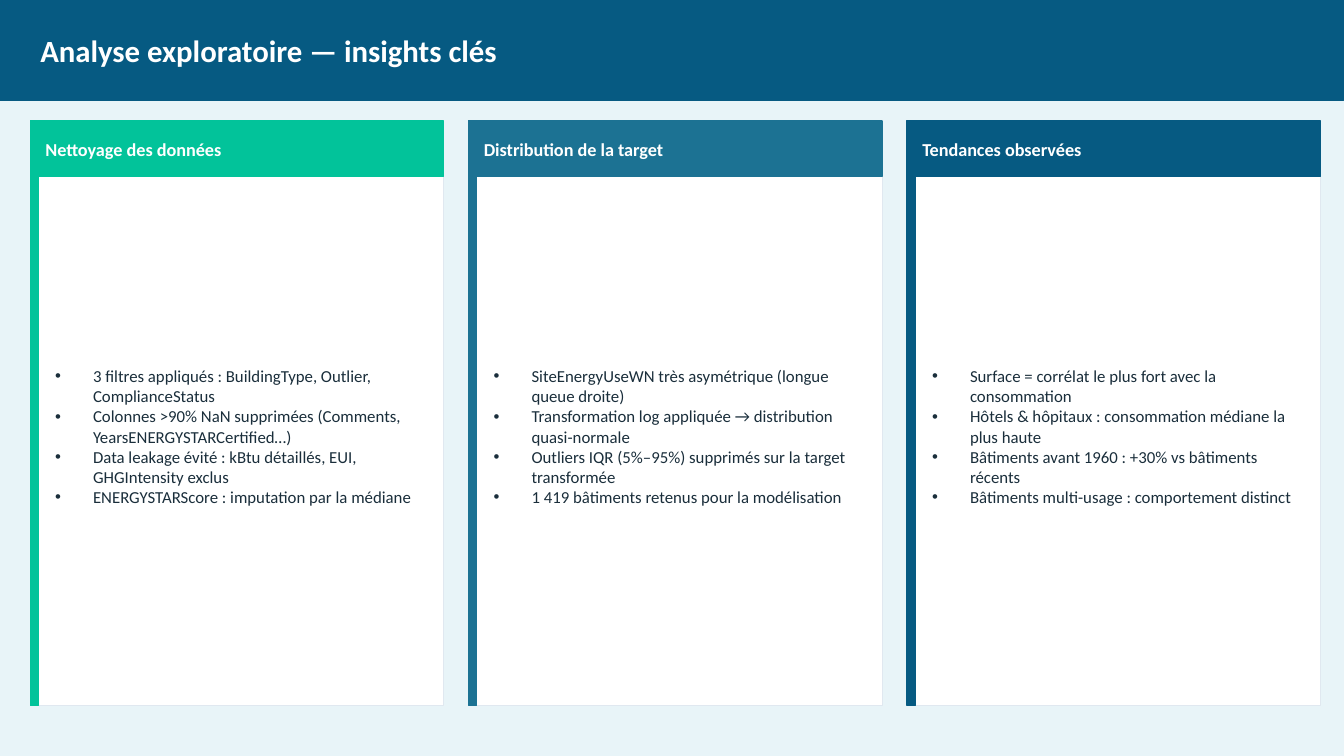
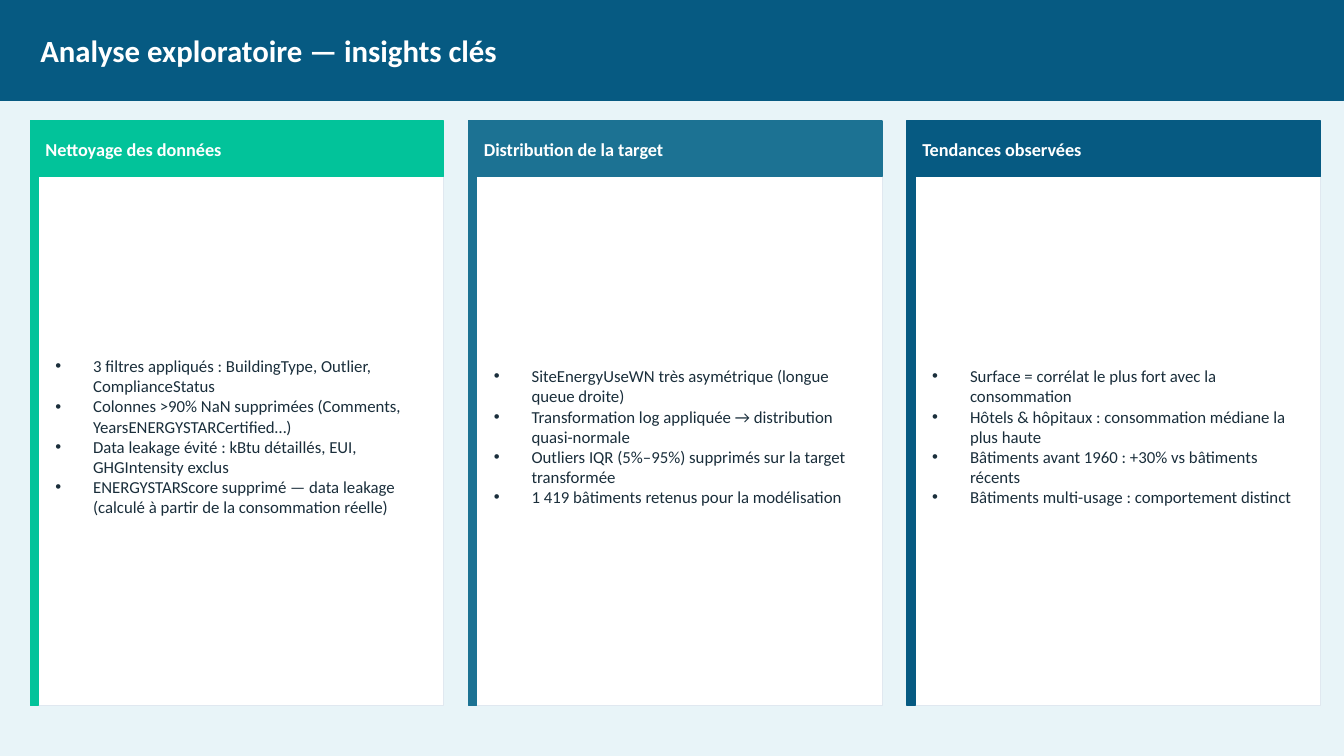
Before and after one commit to BillelR/projet6-seattle-energy, a slide deck: slide 5 of Rabouz_Billel_2_presentation seattle energie_13042026.pptx. Drawn at 1344x756 pixels with LibreOffice and Linux fonts; fonts in the diff are those of the drawing. Boxes give left, top, right and bottom in pixels: in the first picture for what was removed or moved away, otherwise in the second. Text is boxed around its words. In the diff, an @@ line names an element or a change of style, - is before the commit and + after.

```diff
--- a/Rabouz_Billel_2_presentation seattle energie_13042026.pptx
+++ b/Rabouz_Billel_2_presentation seattle energie_13042026.pptx
@@ text at [93, 481, 395, 516]: text changed @@
-• ENERGYSTARScore : imputation par la médiane
+• ENERGYSTARScore supprimé — data leakage (calculé à partir de la consommation réelle)
```
Also in this commit, not shown: 3 other slides changed.
